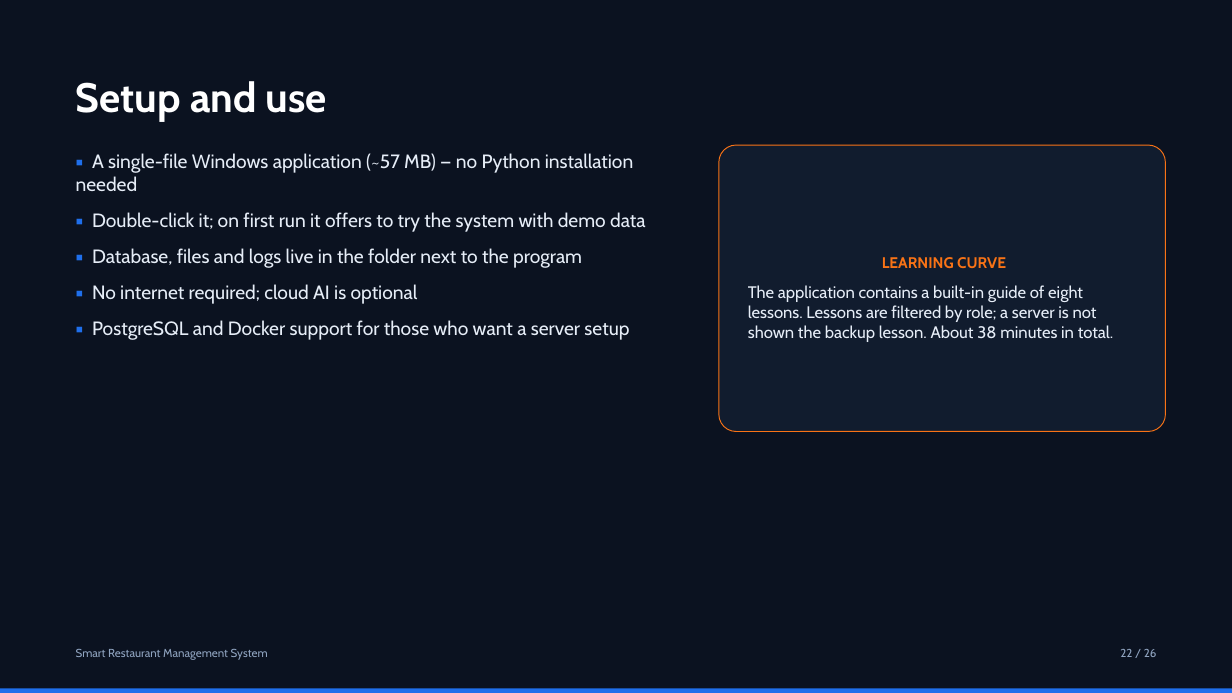
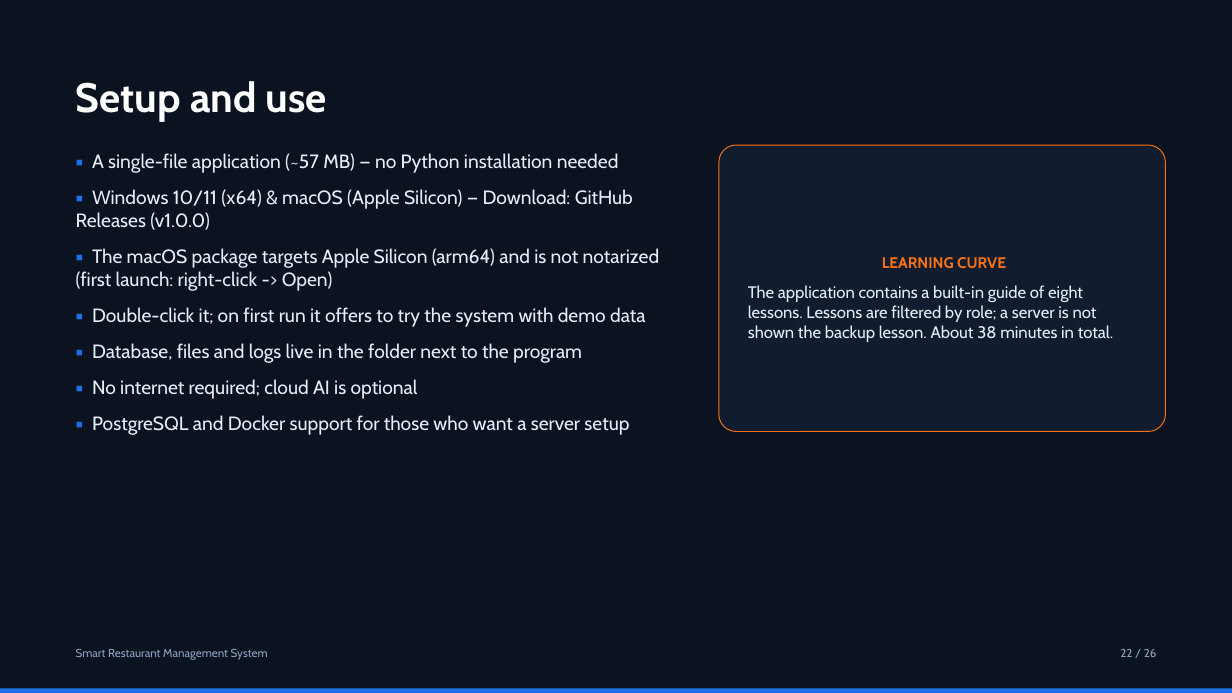
Before and after one commit to Azizsekerdil/smart-restaurant-management-system, a slide deck: slide 22 of docs/presentation/Smart_Restaurant_Intro_EN_PUBLIC.pptx. Drawn at 1232x693 pixels with LibreOffice and Linux fonts; fonts in the diff are those of the drawing. Boxes give left, top, right and bottom in pixels: in the first picture for what was removed or moved away, otherwise in the second. Text is boxed around its words. In the diff, an @@ line names an element or a change of style, - is before the commit and + after.

```diff
--- a/docs/presentation/Smart_Restaurant_Intro_EN_PUBLIC.pptx
+++ b/docs/presentation/Smart_Restaurant_Intro_EN_PUBLIC.pptx
@@ text at [76, 153, 660, 291]: text changed @@
-▪ A single-file Windows application (~57 MB) — no Python installation needed
+▪ A single-file application (~57 MB) — no Python installation needed
+▪ Windows 10/11 (x64) & macOS (Apple Silicon) — Download: GitHub Releases (v1.0.0)
+▪ The macOS package targets Apple Silicon (arm64) and is not notarized (first launch: right-click -> Open)
```
Also in this commit, not shown: 3 other slides changed, 10 other files.
